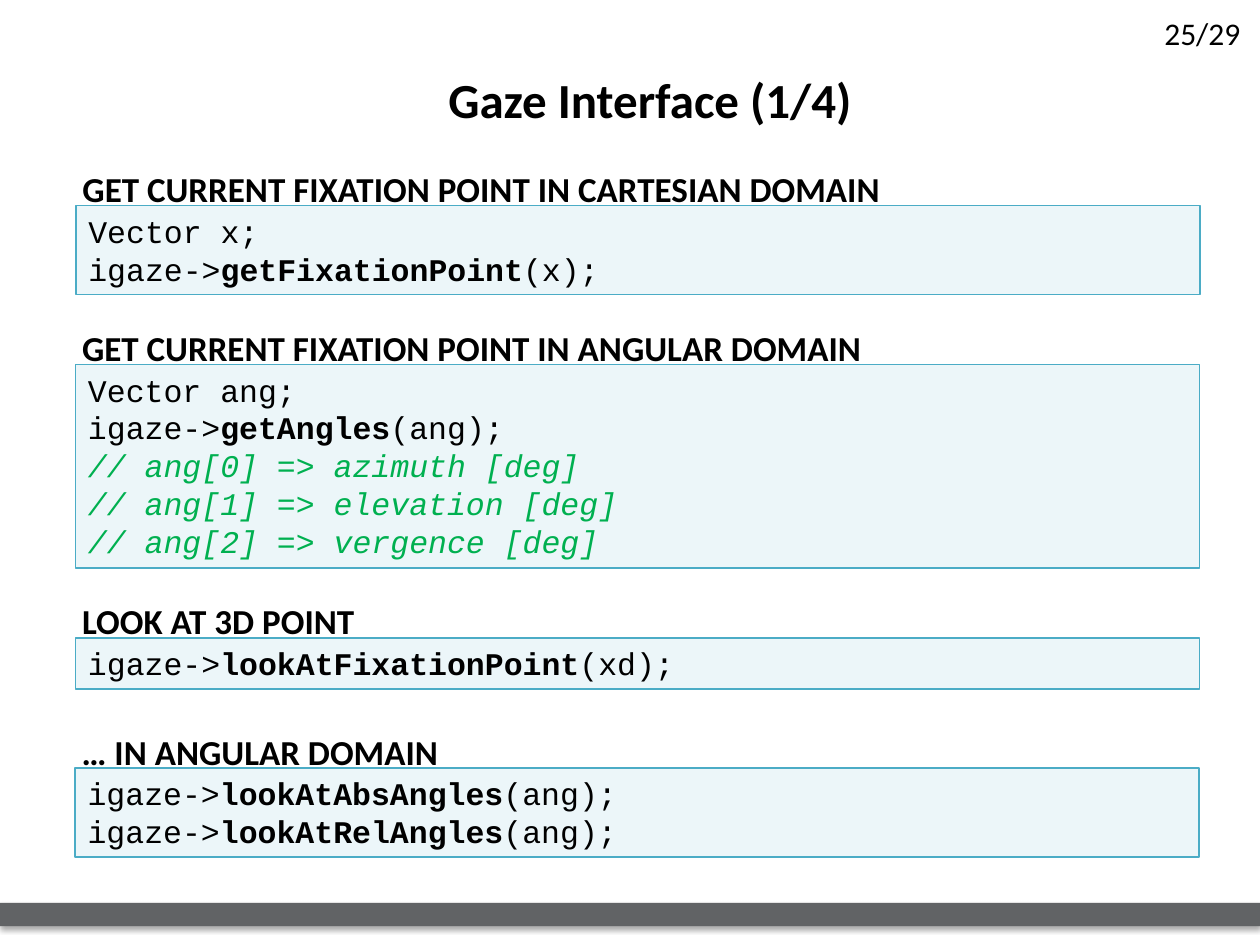
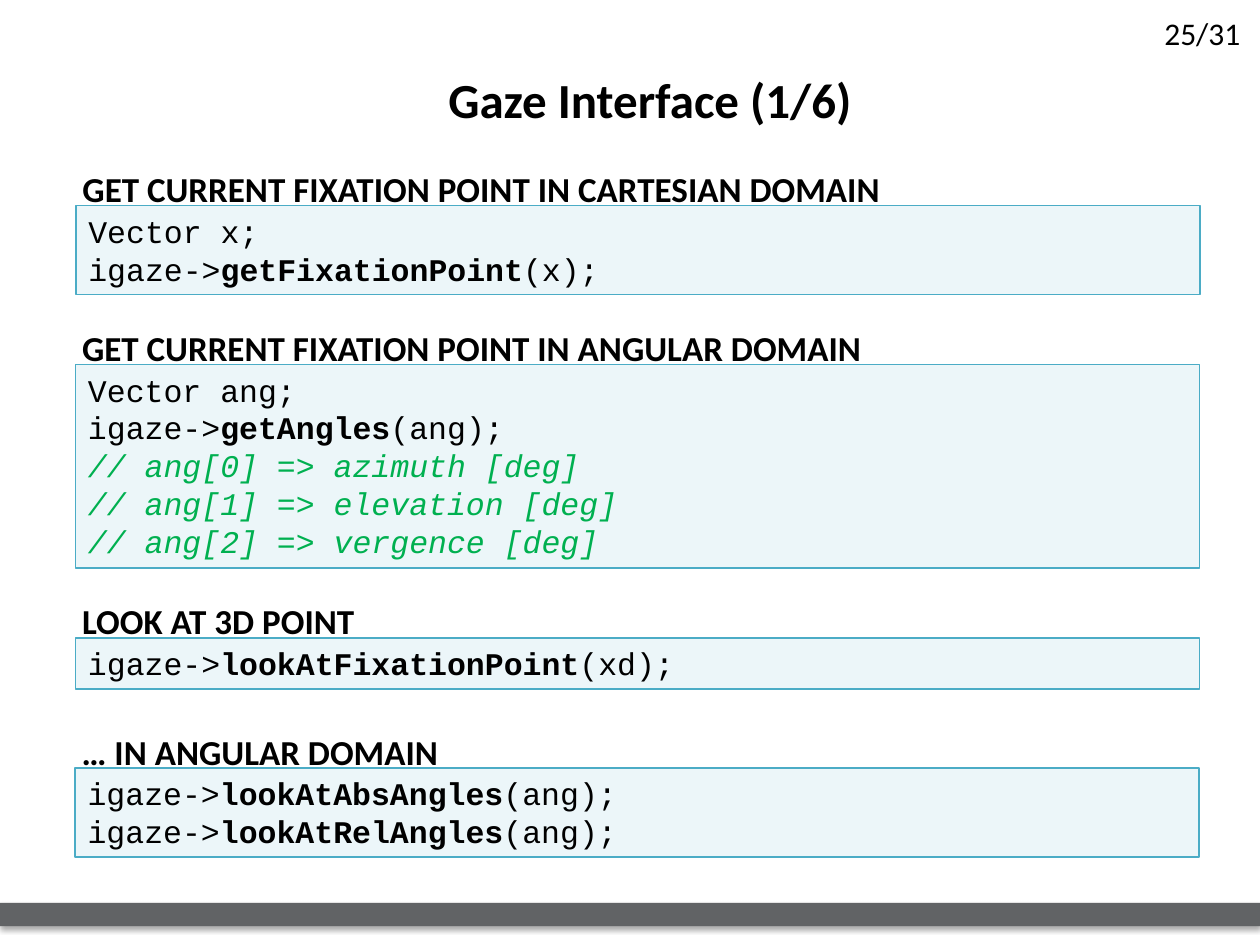
Before and after one commit to lornat75/Teaching, a slide deck: slide 25 of slides/2015-iit/cartesian-gaze-interfaces.pptx. Drawn at 1260x945 pixels with LibreOffice and Linux fonts; fonts in the diff are those of the drawing; background and template pictures are left out. Boxes give left, top, right and bottom in pixels: in the first picture for what was removed or moved away, otherwise in the second. Text is boxed around its words. In the diff, an @@ line names an element or a change of style, - is before the commit and + after.

```diff
--- a/slides/2015-iit/cartesian-gaze-interfaces.pptx
+++ b/slides/2015-iit/cartesian-gaze-interfaces.pptx
@@ page number at (1164, 23, 1240, 47): text changed @@
-25/29
+25/31
@@ text at (448, 82, 851, 126): text changed @@
-Gaze Interface (1/4)
+Gaze Interface (1/6)
```
Also in this commit, not shown: 3 other slides changed, 2 slides added, 8 other files.
